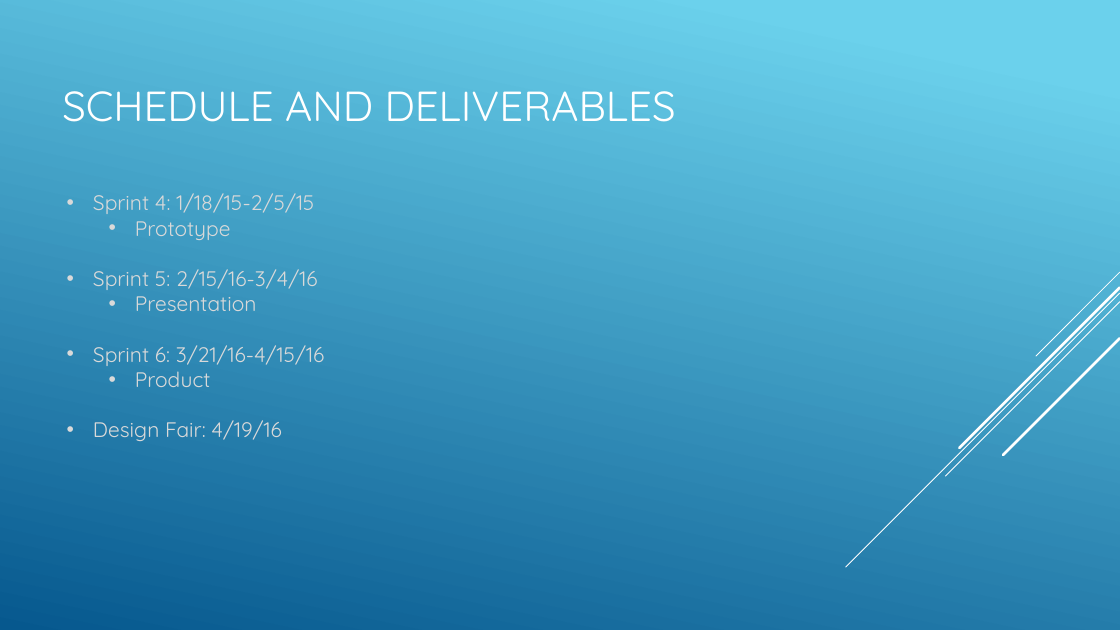
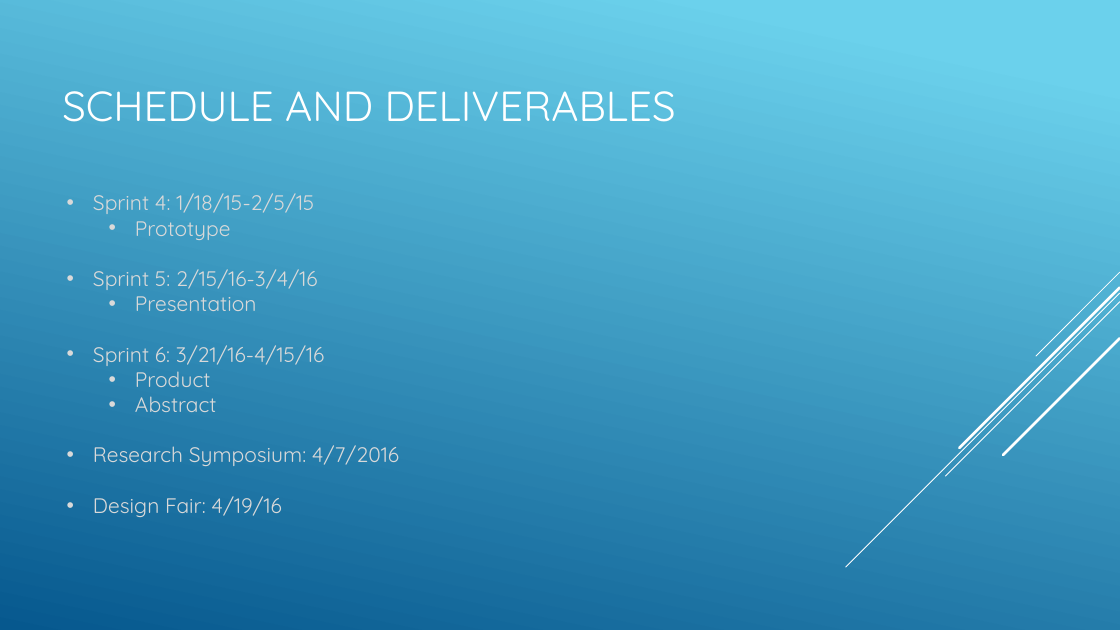
Before and after one commit to SDSMT-CSC464-F15/arm, a slide deck: slide 13 of Documents/ClientPresent2.pptx. Drawn at 1120x630 pixels with LibreOffice and Linux fonts; fonts in the diff are those of the drawing. Boxes give left, top, right and bottom in pixels: in the first picture for what was removed or moved away, otherwise in the second. Text is boxed around its words. In the diff, an @@ line names an element or a change of style, - is before the commit and + after.

```diff
--- a/Documents/ClientPresent2.pptx
+++ b/Documents/ClientPresent2.pptx
@@ text at box(93, 396, 399, 466): paragraphs added @@
+  • Abstract
+• Research Symposium: 4/7/2016
```
Also in this commit, not shown: 4 other slides changed.
